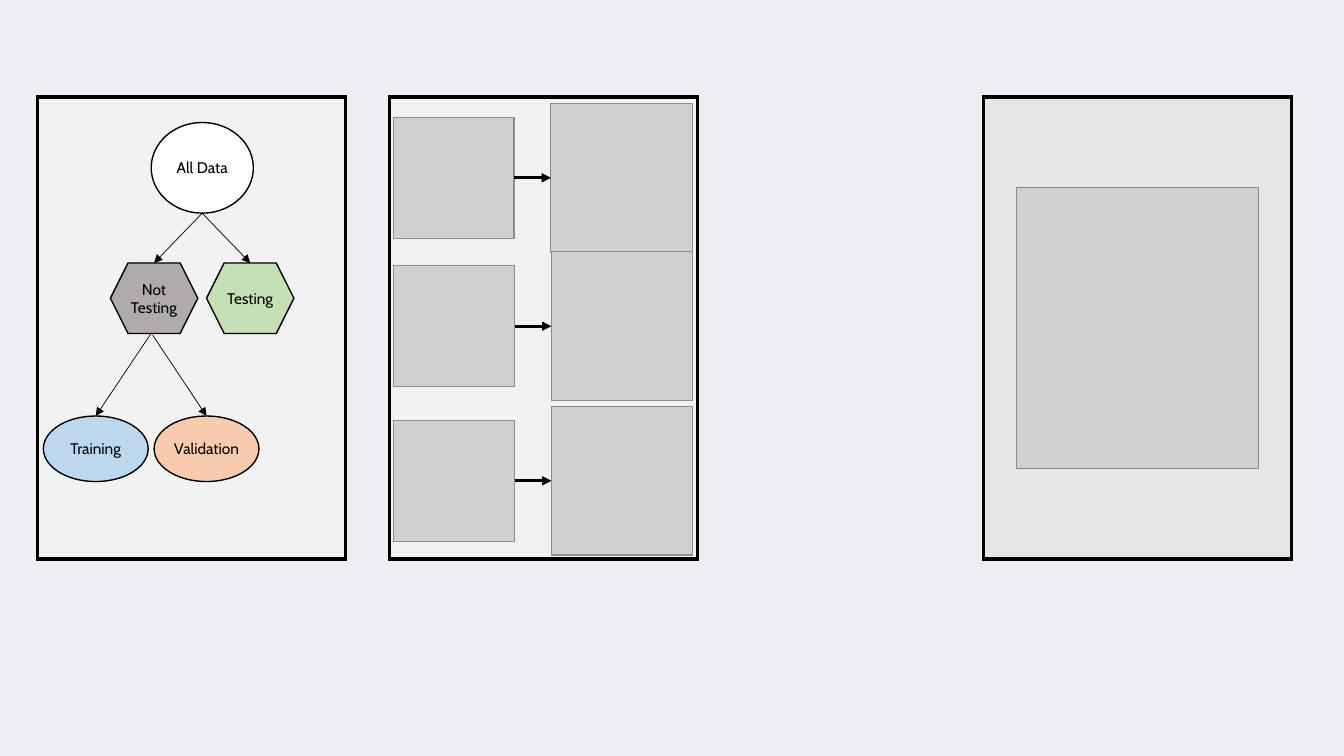
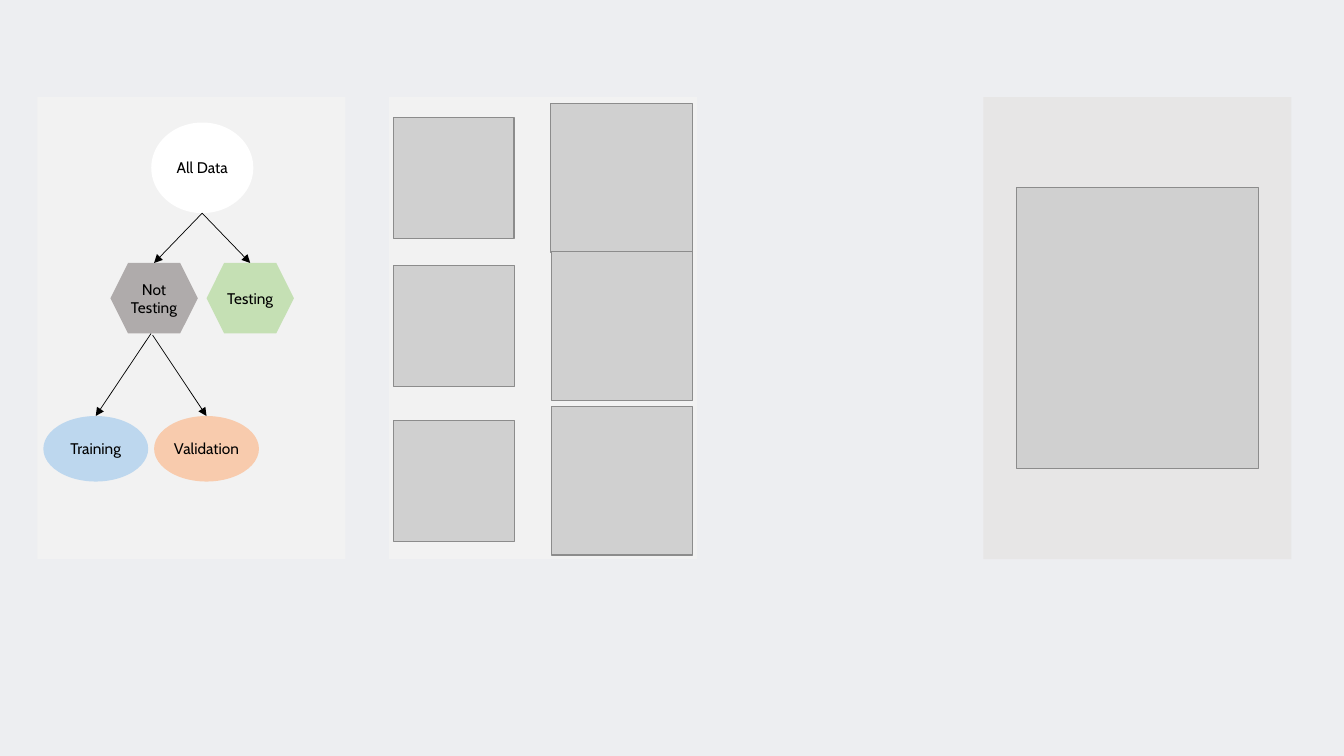
Before and after one commit to SMaRTWorkshops/mlr, a slide deck: slide 2 of figs/sw_figs.pptx. Drawn at 1344x756 pixels with LibreOffice and Linux fonts; fonts in the diff are those of the drawing; grey boxes stand for pictures. Boxes give left, top, right and bottom in pixels: in the first picture for what was removed or moved away, otherwise in the second. Text is boxed around its words. In the diff, an @@ line names an element or a change of style, - is before the commit and + after.

Commit message:
final 1c slides

```diff
--- a/figs/sw_figs.pptx
+++ b/figs/sw_figs.pptx
@@ outline #000000 2.25 pt to none in 3 elements at (x1=37, y1=97, x2=346, y2=559), (x1=984, y1=97, x2=1293, y2=559), (x1=389, y1=97, x2=698, y2=559) @@
@@ arrow removed from (514, 177) to (552, 177) @@
@@ arrow removed from (515, 327) to (552, 327) @@
@@ outline #000000 1 pt to none in 5 elements at (x1=151, y1=123, x2=253, y2=214), (x1=111, y1=263, x2=199, y2=334), (x1=207, y1=263, x2=294, y2=334), (x1=43, y1=416, x2=148, y2=482), (x1=154, y1=416, x2=259, y2=482) @@
@@ arrow removed from (515, 481) to (552, 481) @@
```
Also in this commit, not shown: 1 other slide changed, 1 slide added, 14 other files.
